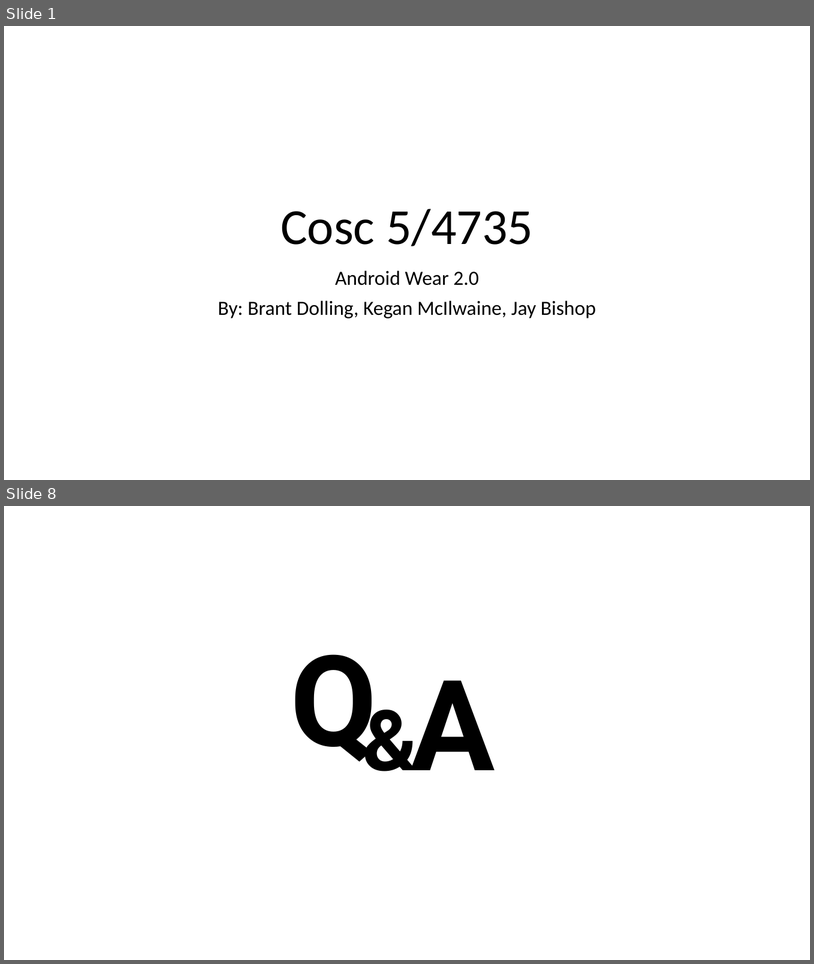
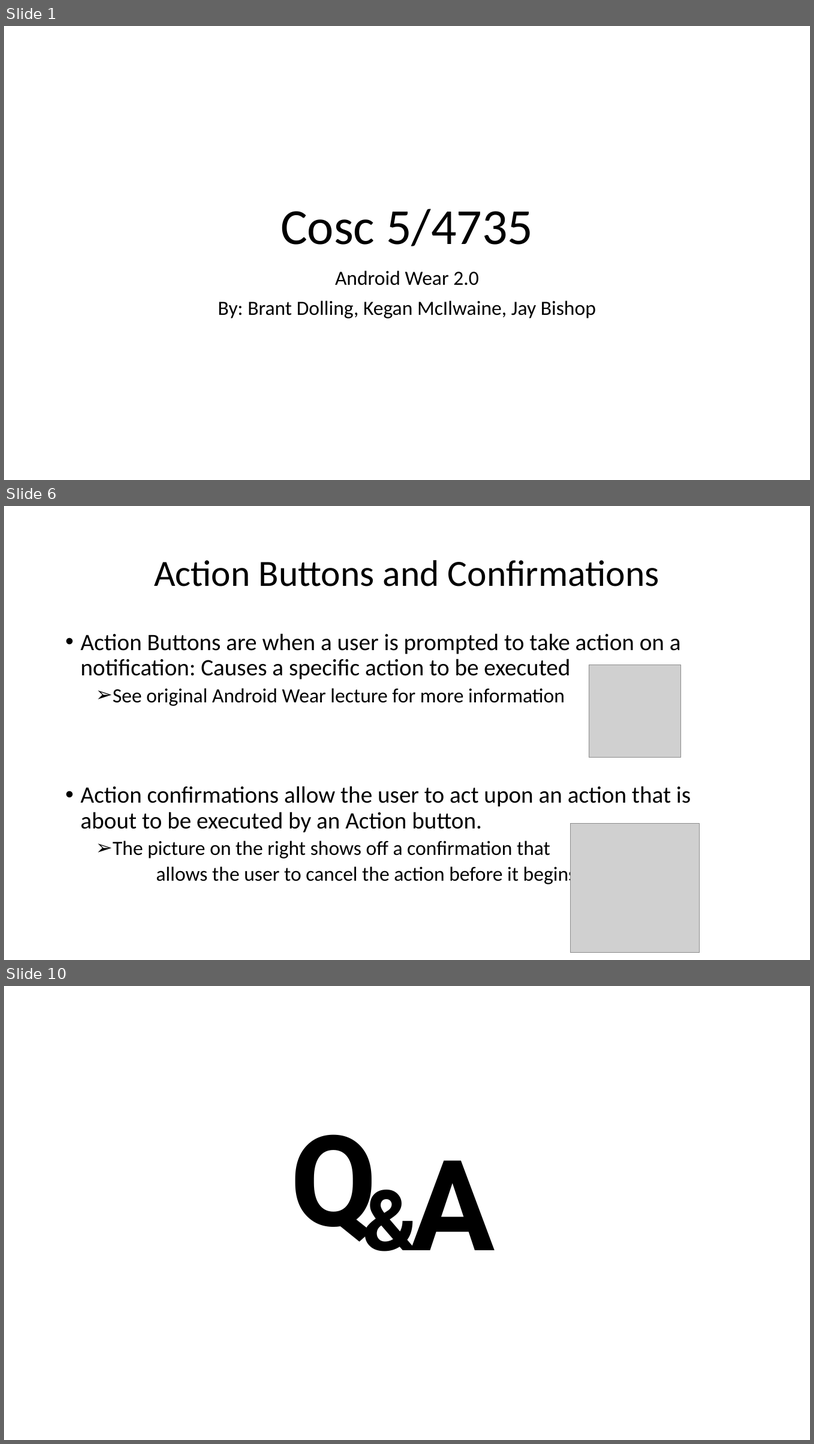
Before and after one commit to JayCBishop/COSC4735_Presentation, a slide deck: Presentation.pptx. Shown one above the other, each under a label of ours: slides 1 and 8 before the commit, slides 1, 6 and 10 after it; the slides between them are not shown. The pictures are 814x964 and 814x1444 pixels, drawn with LibreOffice and Linux fonts; fonts in the diff are those of the drawing; grey boxes stand for pictures. Boxes give left, top, right and bottom in pixels: in the first picture for what was removed or moved away, otherwise in the second. Text is boxed around its words. In the diff, an @@ line names an element or a change of style, - is before the commit and + after.

```diff
--- a/Presentation.pptx
+++ b/Presentation.pptx
@@ slide 6 added at (4, 506, 810, 960), background #FFFFFF @@
@@ title added at (154, 560, 660, 586), 44 pt, text #000000 @@
+Action Buttons and Confirmations
@@ text added at (81, 633, 691, 886), 28 pt, text #000000 @@
+• Action Buttons are when a user is prompted to take action on a notification: Causes a specific action to be executed
+  ➢ See original Android Wear lecture for more information
+• Action confirmations allow the user to act upon an action that is about to be executed by an Action button.
+  ➢ The picture on the right shows off a confirmation that
+  allows the user to cancel the action before it begins
@@ picture added at (590, 664, 681, 757) @@
@@ picture added at (571, 823, 700, 953) @@
@@ what was slide 8 is now slide 10 @@
```
Also in this commit, not shown: 1 slide changed, 6 other slides added, 5 slides removed, 40 other files.
